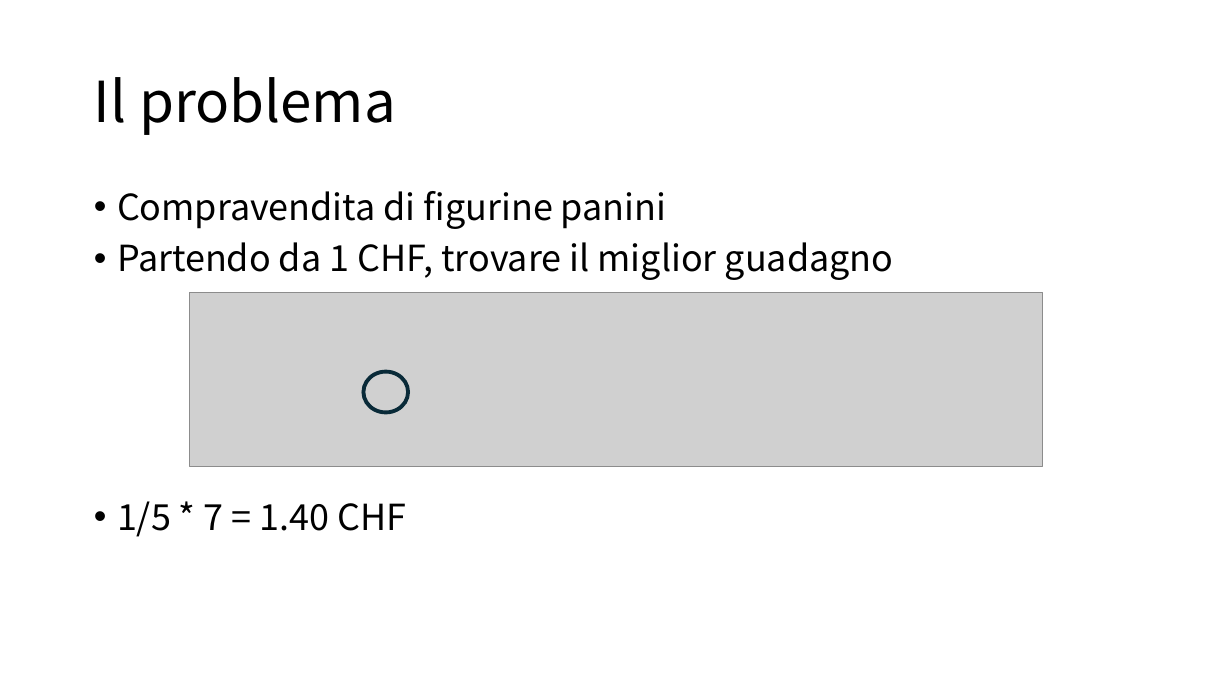
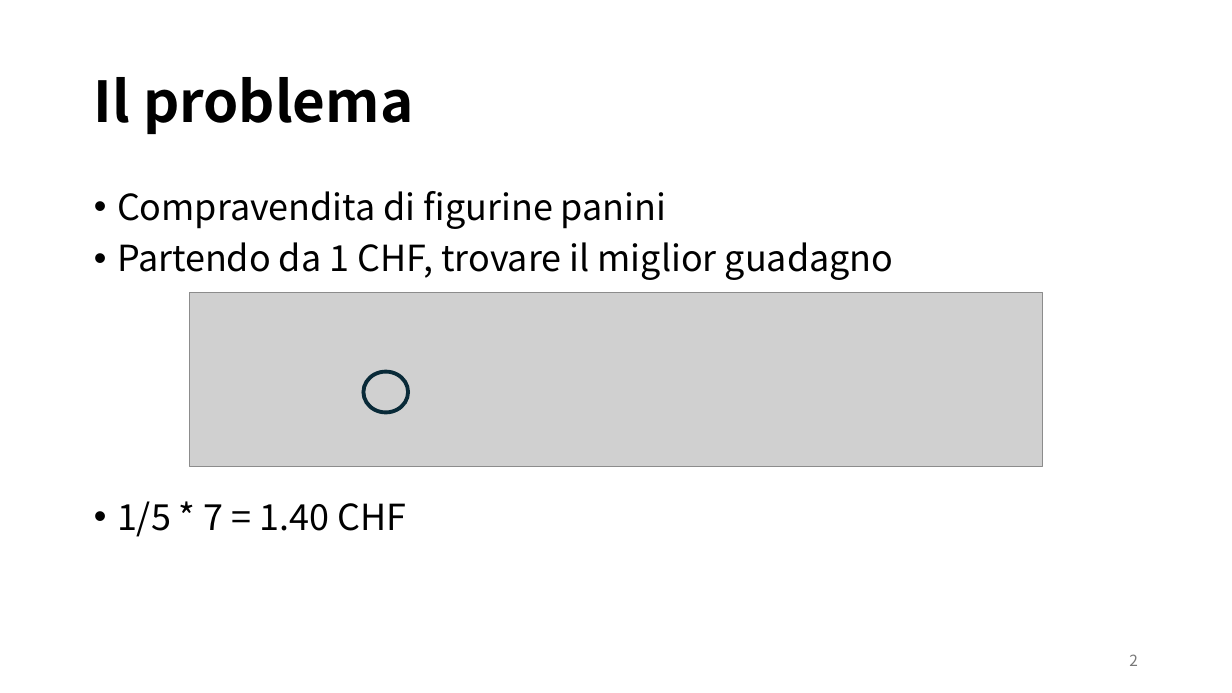
Before and after one commit to MicheaColautti/FigurePanini, a slide deck: slide 2 of src/Presentation/ProgettoAlgovitmi.pptx. Drawn at 1232x693 pixels with LibreOffice and Linux fonts; fonts in the diff are those of the drawing; grey boxes stand for pictures. Boxes give left, top, right and bottom in pixels: in the first picture for what was removed or moved away, otherwise in the second. Text is boxed around its words. In the diff, an @@ line names an element or a change of style, - is before the commit and + after.

```diff
--- a/src/Presentation/ProgettoAlgovitmi.pptx
+++ b/src/Presentation/ProgettoAlgovitmi.pptx
@@ title "Il problema" at (x1=94, y1=77, x2=413, y2=134): bold on @@
@@ page number added at (x1=1129, y1=654, x2=1138, y2=666), 12 pt, text #797979 @@
+2
```
Also in this commit, not shown: 4 other slides changed, 2 slides added, 2 slides removed.
